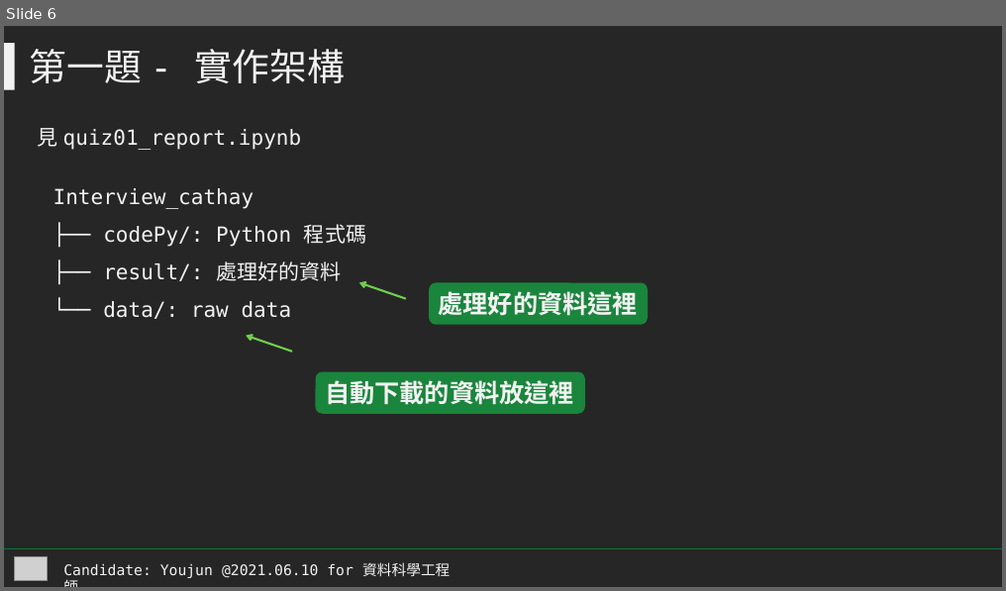
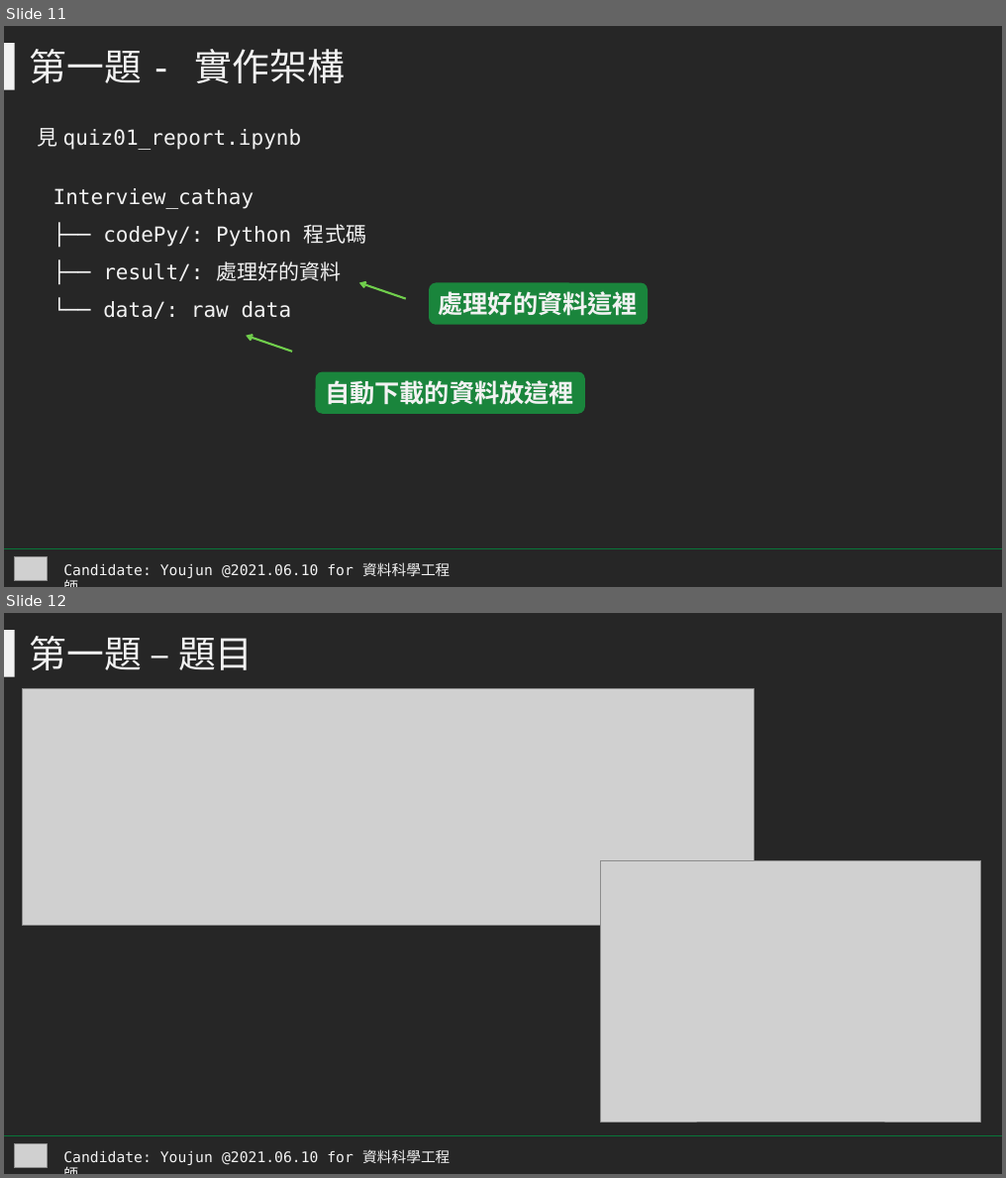
Before and after one commit to littlefish0331/cathay_intervie_591, a slide deck: report_youjun.pptx. Shown one above the other, each under a label of ours: slide 6 before the commit, slides 11 and 12 after it. The pictures are 1006x591 and 1006x1178 pixels, drawn with LibreOffice and Linux fonts; fonts in the diff are those of the drawing; grey boxes stand for pictures. Boxes give left, top, right and bottom in pixels: in the first picture for what was removed or moved away, otherwise in the second. Text is boxed around its words. In the diff, an @@ line names an element or a change of style, - is before the commit and + after.

```diff
--- a/report_youjun.pptx
+++ b/report_youjun.pptx
@@ slide 12 added at box(4, 613, 1002, 1174), background #262626 @@
@@ rectangle added at box(4, 630, 15, 677), fill #F2F2F2 @@
@@ text added at box(30, 636, 253, 670), 36 pt, text #F2F2F2 @@
+第一題 – 題目
@@ picture added at box(22, 689, 754, 926) @@
@@ picture added at box(601, 861, 981, 1122) @@
@@ line added from (4, 1137) to (1002, 1137), #087639 0.5 pt @@
@@ picture added at box(14, 1145, 47, 1167) @@
@@ text added at box(63, 1150, 450, 1165), 14 pt, text #F2F2F2 @@
+Candidate: Youjun @2021.06.10 for 資料科學工程師
@@ what was slide 6 is now slide 11 @@
```
Also in this commit, not shown: 30 other slides added, 3 slides removed, 14 other files.
